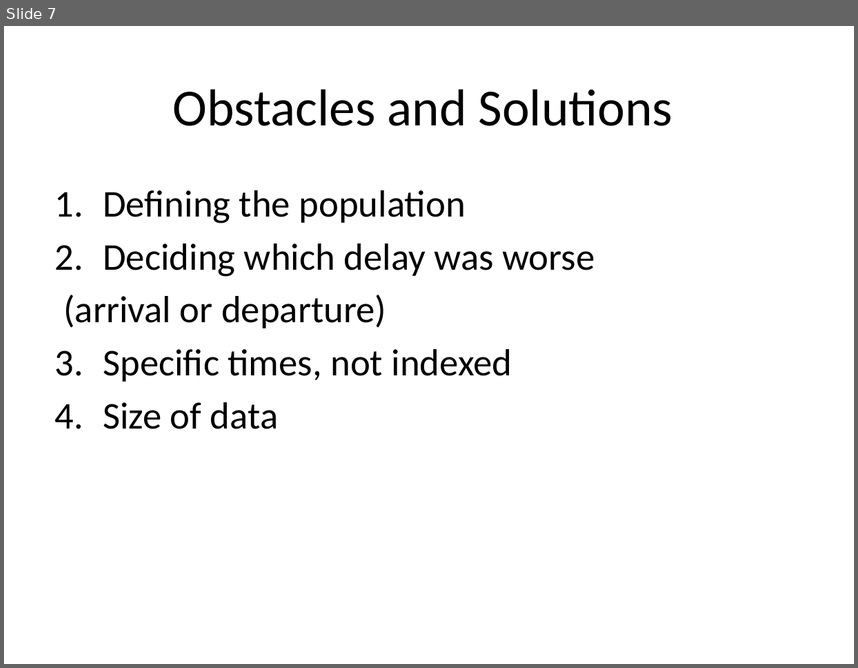
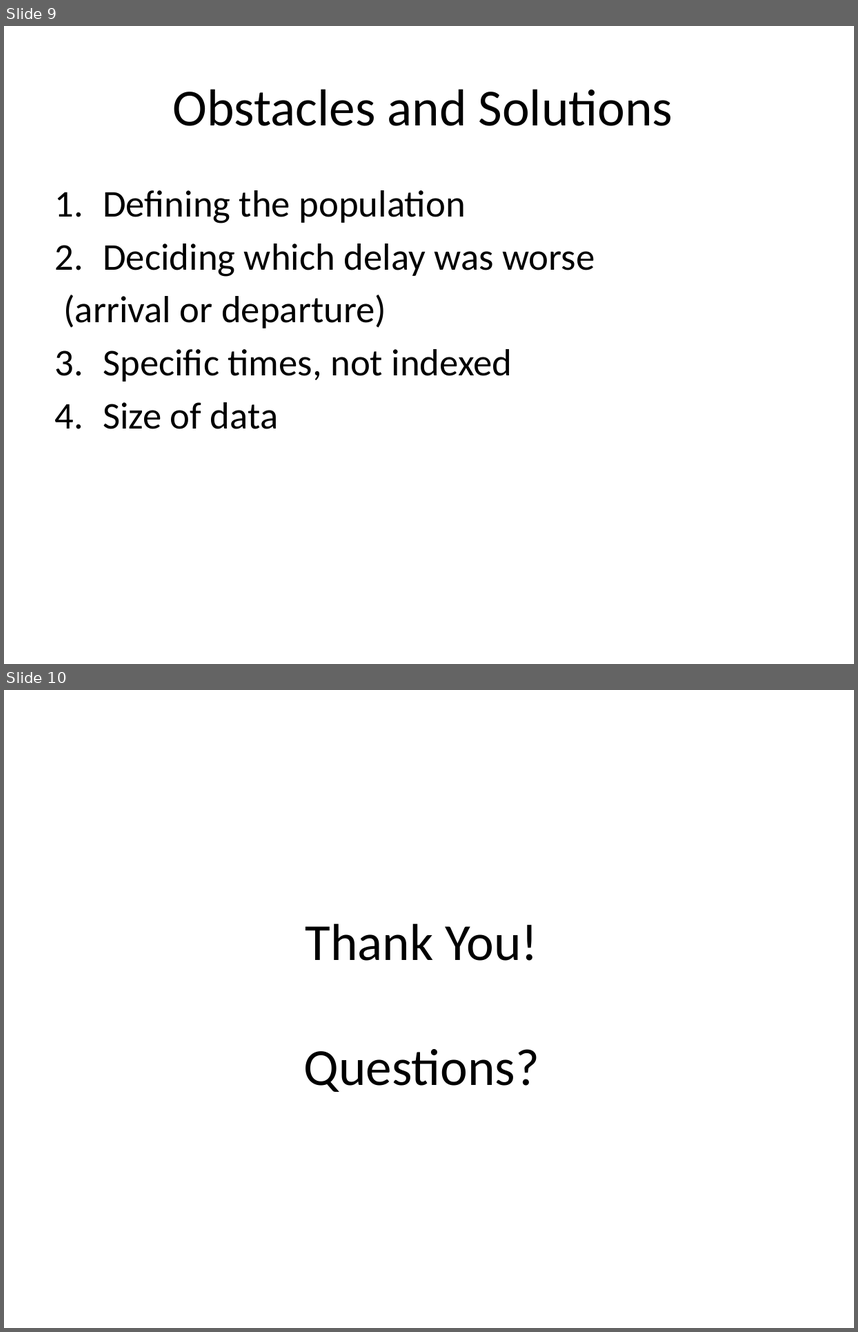
Before and after one commit to andy-olstad/POGSproj2, a slide deck: project_2_presentation.pptx. Shown one above the other, each under a label of ours: slide 7 before the commit, slides 9 and 10 after it. The pictures are 858x668 and 858x1332 pixels, drawn with LibreOffice and Linux fonts; fonts in the diff are those of the drawing. Boxes give left, top, right and bottom in pixels: in the first picture for what was removed or moved away, otherwise in the second. Text is boxed around its words. In the diff, an @@ line names an element or a change of style, - is before the commit and + after.

```diff
--- a/project_2_presentation.pptx
+++ b/project_2_presentation.pptx
@@ slide 10 added at bbox=[4, 690, 854, 1328], background #FFFFFF @@
@@ title added at bbox=[304, 923, 540, 1092], 44 pt, text #000000 @@
+Thank You!
+Questions?
@@ what was slide 7 is now slide 9 @@
```
Also in this commit, not shown: 3 slides changed, 3 other slides added, 1 slide removed.
